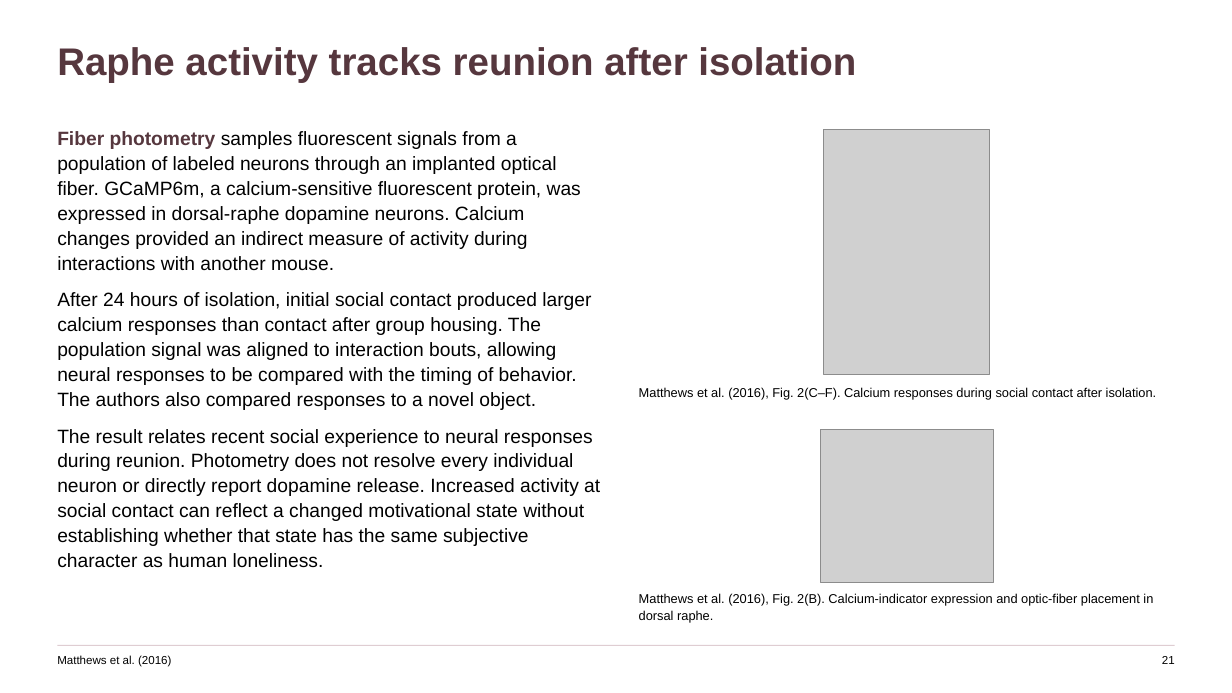
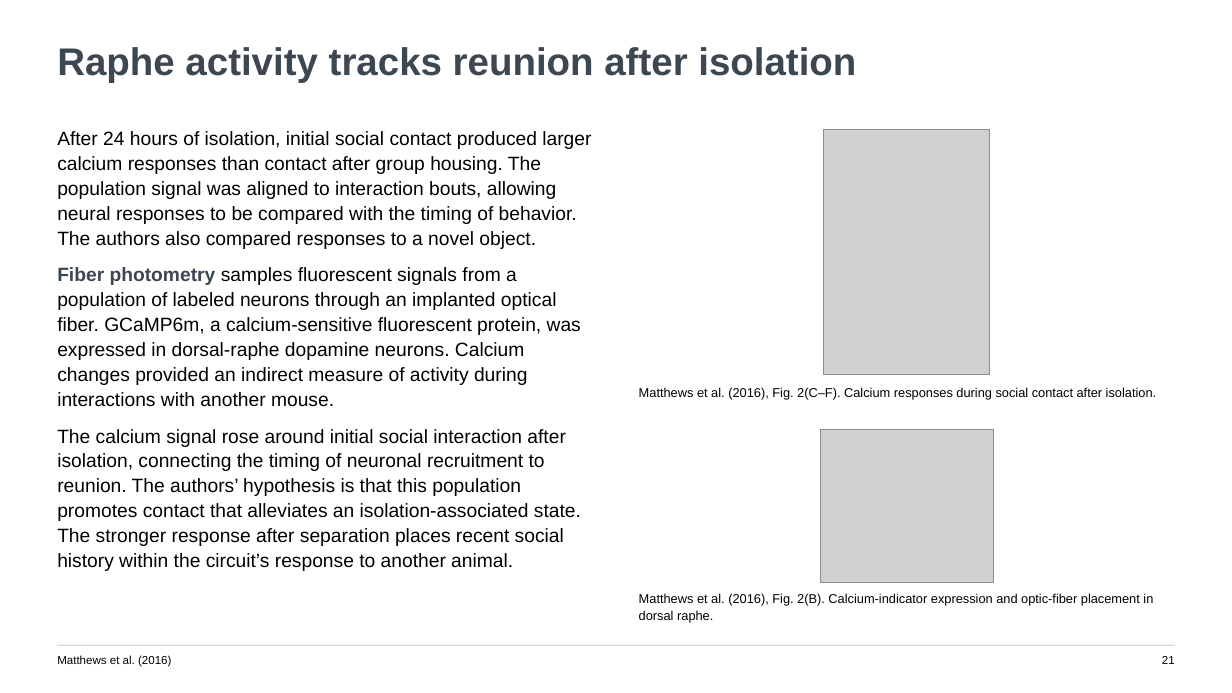
Before and after one commit to jordanxxlopez/NEUROETHOLOGY, a slide deck: slide 21 of lectures/L53/Neuroethology_Lecture53_FA2026.pptx. Drawn at 1232x693 pixels with LibreOffice and Linux fonts; fonts in the diff are those of the drawing; grey boxes stand for pictures. Boxes give left, top, right and bottom in pixels: in the first picture for what was removed or moved away, otherwise in the second. Text is boxed around its words. In the diff, an @@ line names an element or a change of style, - is before the commit and + after.

Commit message:
Revise Lecture 53 with teaching-focused paragraphs and new theme

```diff
--- a/lectures/L53/Neuroethology_Lecture53_FA2026.pptx
+++ b/lectures/L53/Neuroethology_Lecture53_FA2026.pptx
@@ text "Raphe activity tracks reunion after ..." at (57,47,856,83): text colour #56373E to #3C4752 @@
@@ text at (57,131,591,249): paragraph added @@
+After 24 hours of isolation, initial social contact produced larger calcium responses than contact after group housing. The population signal was aligned to interaction bouts, allowing neural responses to be compared with the timing of behavior. The authors also compared responses to a novel object.
@@ text at (57,267,581,407): text colour #56373E to #3C4752 in "Fiber photometry" @@
@@ text at (57,429,581,571): text changed @@
-After 24 hours of isolation, initial social contact produced larger calcium responses than contact after group housing. The population signal was aligned to interaction bouts, allowing neural responses to be compared with the timing of behavior. The authors also compared responses to a novel object.
-The result relates recent social experience to neural responses during reunion. Photometry does not resolve every individual neuron or directly report dopamine release. Increased activity at social contact can reflect a changed motivational state without establishing whether that state has the same subjective character as human loneliness.
+The calcium signal rose around initial social interaction after isolation, connecting the timing of neuronal recruitment to reunion. The authors’ hypothesis is that this population promotes contact that alleviates an isolation-associated state. The stronger response after separation places recent social history within the circuit’s response to another animal.
@@ rectangle at (57,645,1175,646): fill #DFCDD2 to #D0D6DC @@
```
Also in this commit, not shown: 45 other slides changed, 7 other files.
